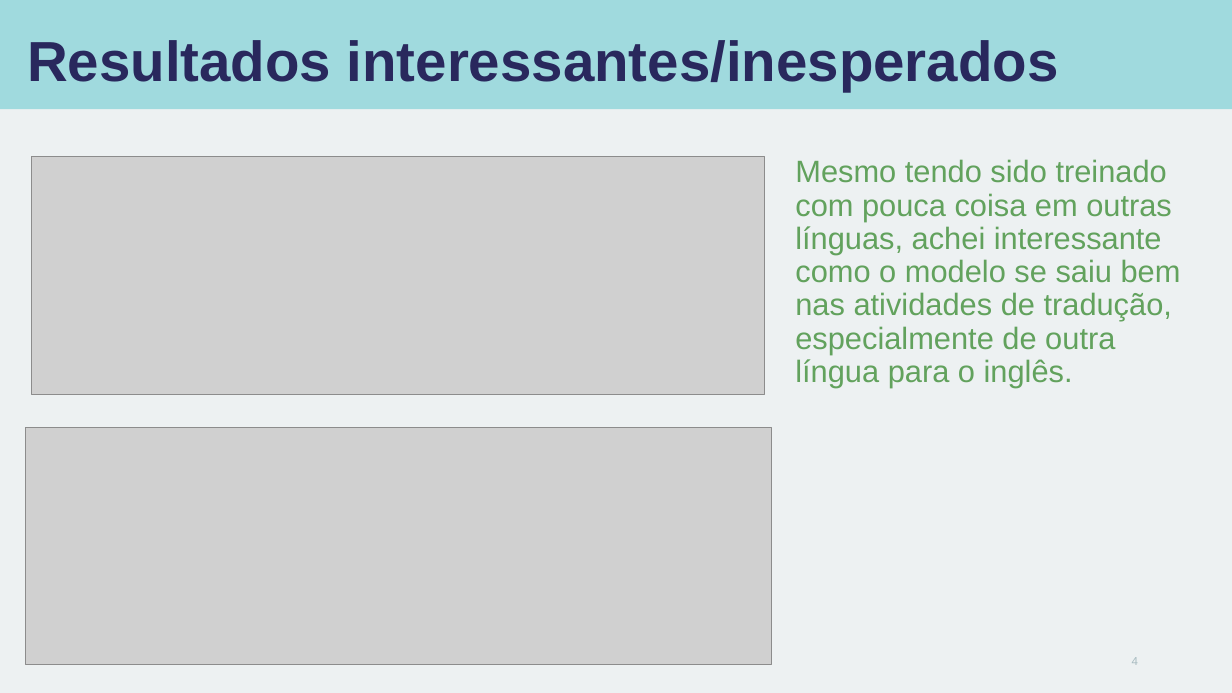
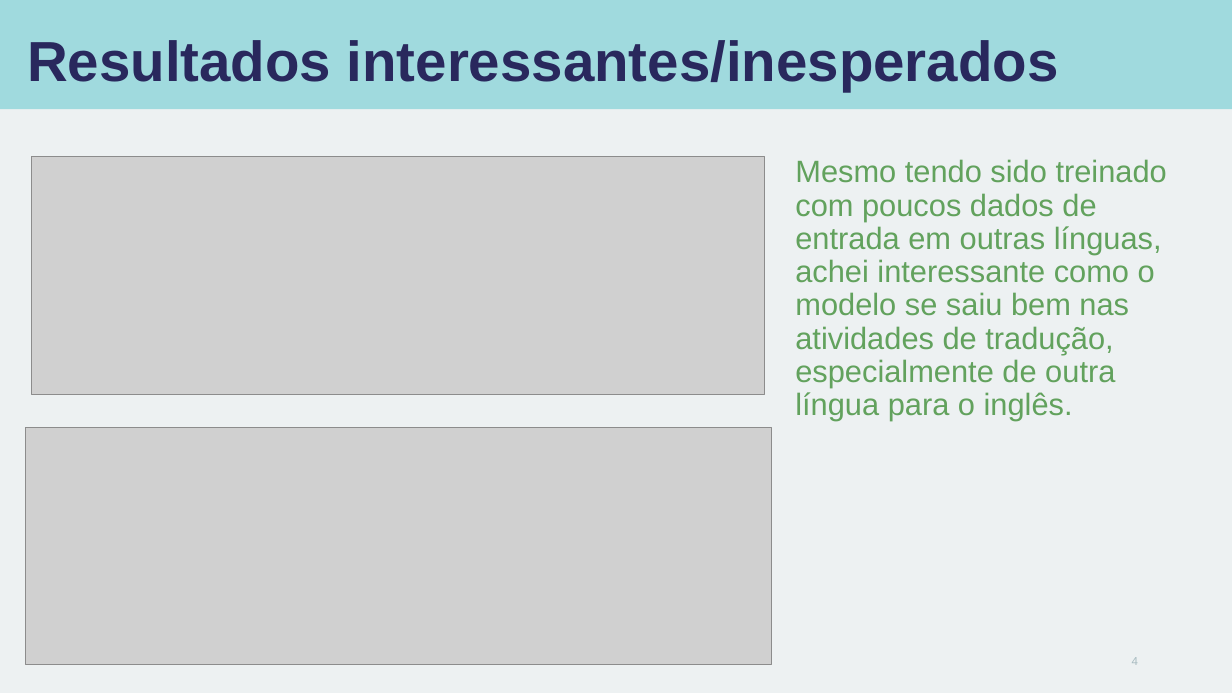
Before and after one commit to carisio/IA368-DD_deep_learning_busca, a slide deck: slide 4 of 3 - few-shot/leitura/language_models_are_few_shot_learners.pptx. Drawn at 1232x693 pixels with LibreOffice and Linux fonts; fonts in the diff are those of the drawing; grey boxes stand for pictures. Boxes give left, top, right and bottom in pixels: in the first picture for what was removed or moved away, otherwise in the second. Text is boxed around its words. In the diff, an @@ line names an element or a change of style, - is before the commit and + after.

```diff
--- a/3 - few-shot/leitura/language_models_are_few_shot_learners.pptx
+++ b/3 - few-shot/leitura/language_models_are_few_shot_learners.pptx
@@ text at (795,159,1167,421): text changed @@
-Mesmo tendo sido treinado com pouca coisa em outras línguas, achei interessante como o modelo se saiu bem nas atividades de tradução, especialmente de outra língua para o inglês.
+Mesmo tendo sido treinado com poucos dados de entrada em outras línguas, achei interessante como o modelo se saiu bem nas atividades de tradução, especialmente de outra língua para o inglês.
```
Also in this commit, not shown: 3 other slides changed, 3 other files.
